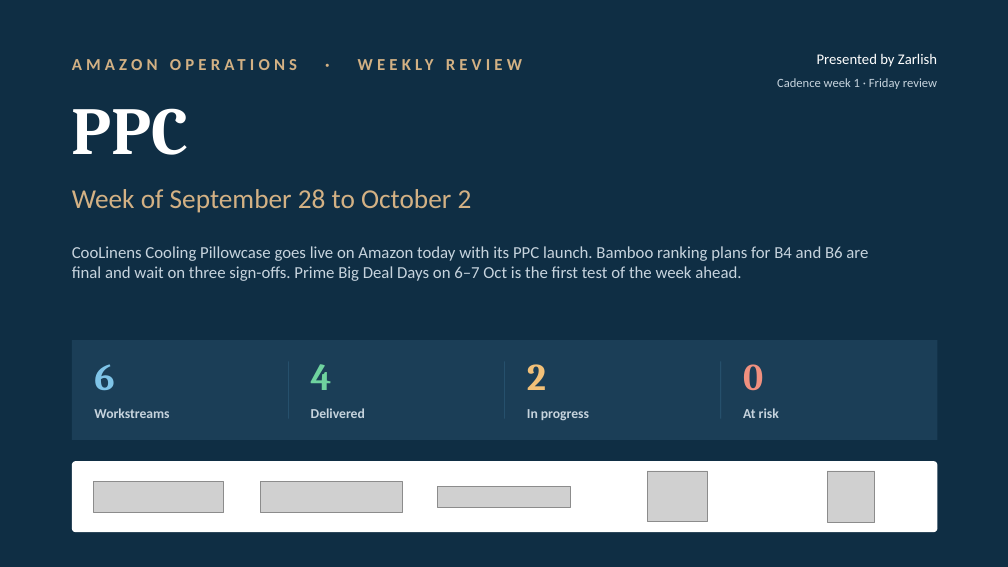
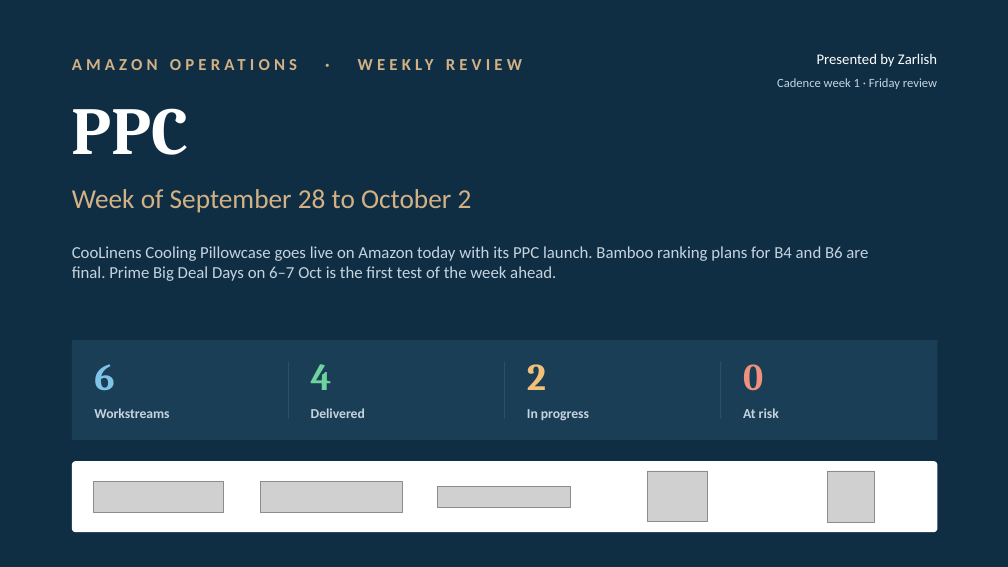
Before and after one commit to zarlish-web/PPC-Audit-, a slide deck: slide 1 of deliverables/PPC_Weekly_Review_Sep28-Oct2.pptx. Drawn at 1008x567 pixels with LibreOffice and Linux fonts; fonts in the diff are those of the drawing; grey boxes stand for pictures. Boxes give left, top, right and bottom in pixels: in the first picture for what was removed or moved away, otherwise in the second. Text is boxed around its words. In the diff, an @@ line names an element or a change of style, - is before the commit and + after.

```diff
--- a/deliverables/PPC_Weekly_Review_Sep28-Oct2.pptx
+++ b/deliverables/PPC_Weekly_Review_Sep28-Oct2.pptx
@@ text at [72,246,868,281]: text changed @@
-CooLinens Cooling Pillowcase goes live on Amazon today with its PPC launch. Bamboo ranking plans for B4 and B6 are final and wait on three sign-offs. Prime Big Deal Days on 6–7 Oct is the first test of the week ahead.
+CooLinens Cooling Pillowcase goes live on Amazon today with its PPC launch. Bamboo ranking plans for B4 and B6 are final. Prime Big Deal Days on 6–7 Oct is the first test of the week ahead.
```
Also in this commit, not shown: 2 other slides changed.
